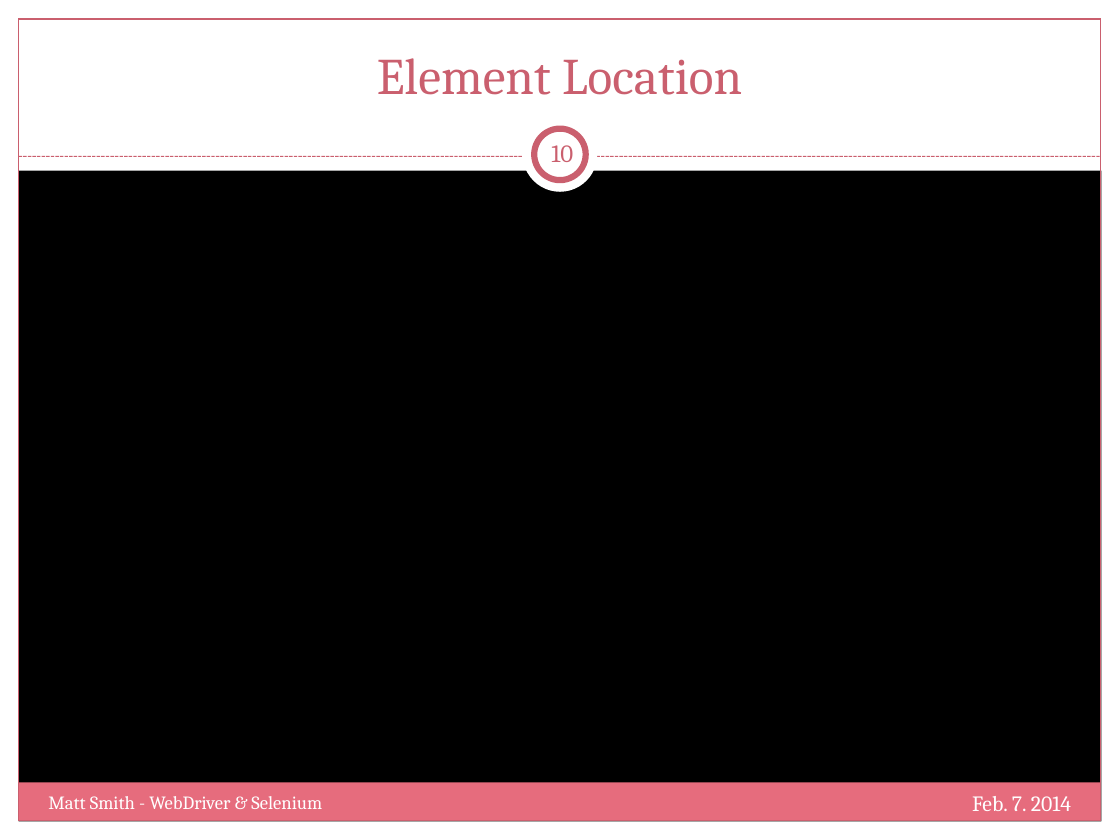
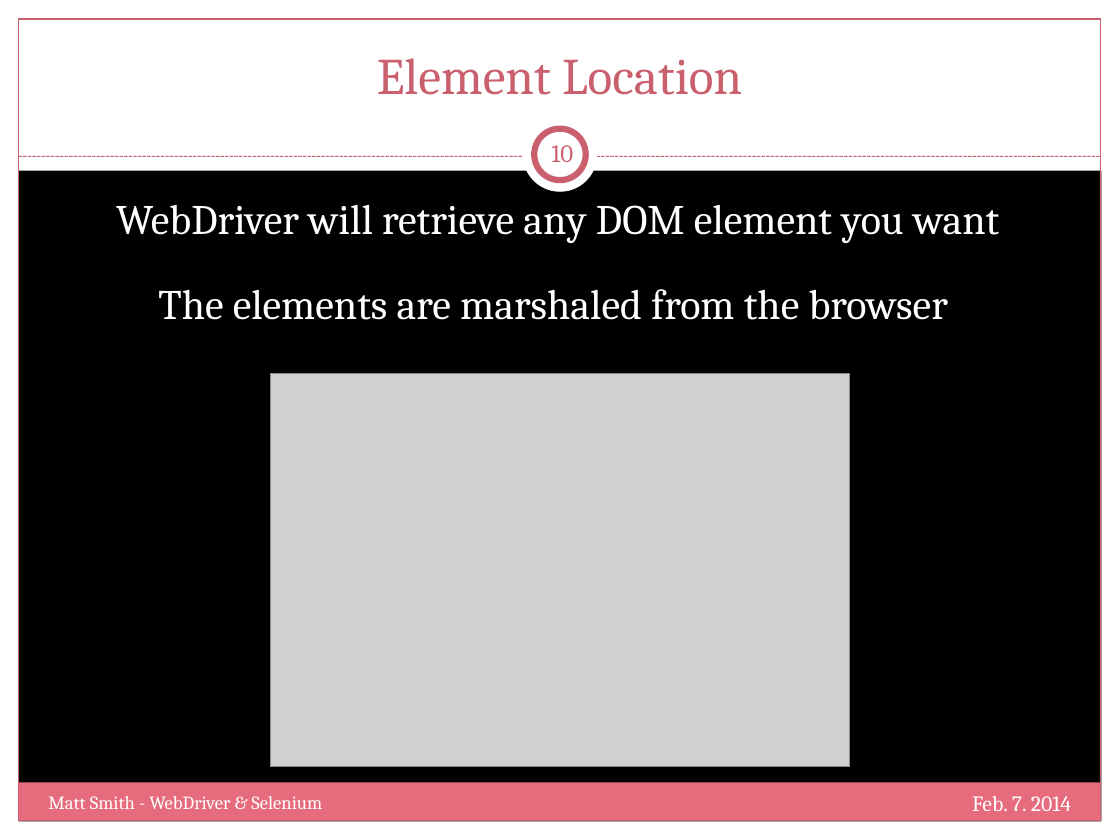
Before and after one commit to mtscout6/my-presentations, a slide deck: slide 10 of WebDriver/Slides.pptx. Drawn at 1120x840 pixels with LibreOffice and Linux fonts; fonts in the diff are those of the drawing; grey boxes stand for pictures; background and template pictures are left out. Boxes give left, top, right and bottom in pixels: in the first picture for what was removed or moved away, otherwise in the second. Text is boxed around its words. In the diff, an @@ line names an element or a change of style, - is before the commit and + after.

Commit message:
Added more slides for WebDriver presentation

```diff
--- a/WebDriver/Slides.pptx
+++ b/WebDriver/Slides.pptx
@@ text added at (116, 204, 999, 320), 27 pt, text #FFFFFF @@
+WebDriver will retrieve any DOM element you want
+The elements are marshaled from the browser
@@ picture added at (271, 373, 850, 766) @@
```
Also in this commit, not shown: 3 other slides changed, 4 slides added, 1 other file.
